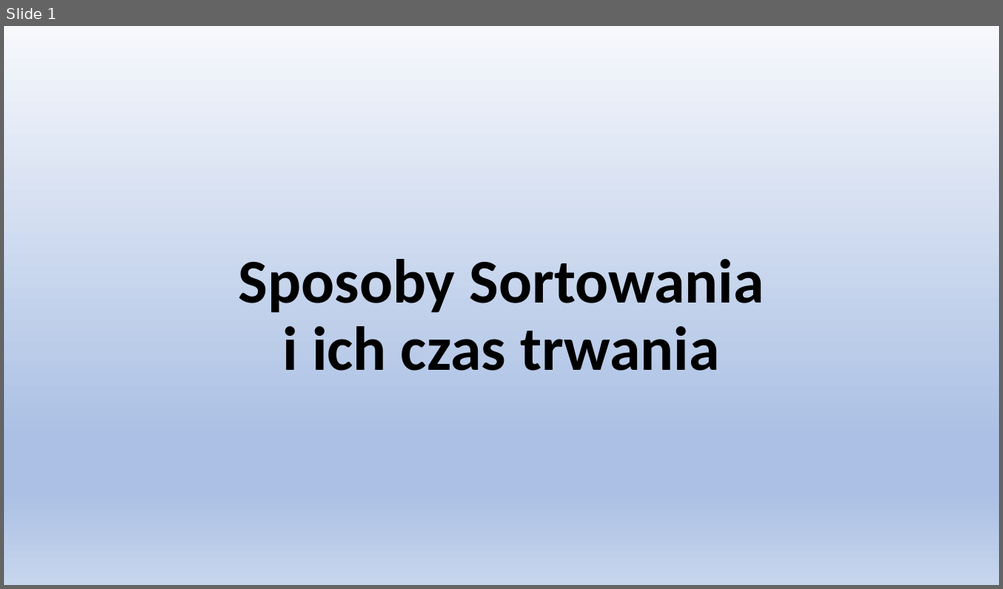
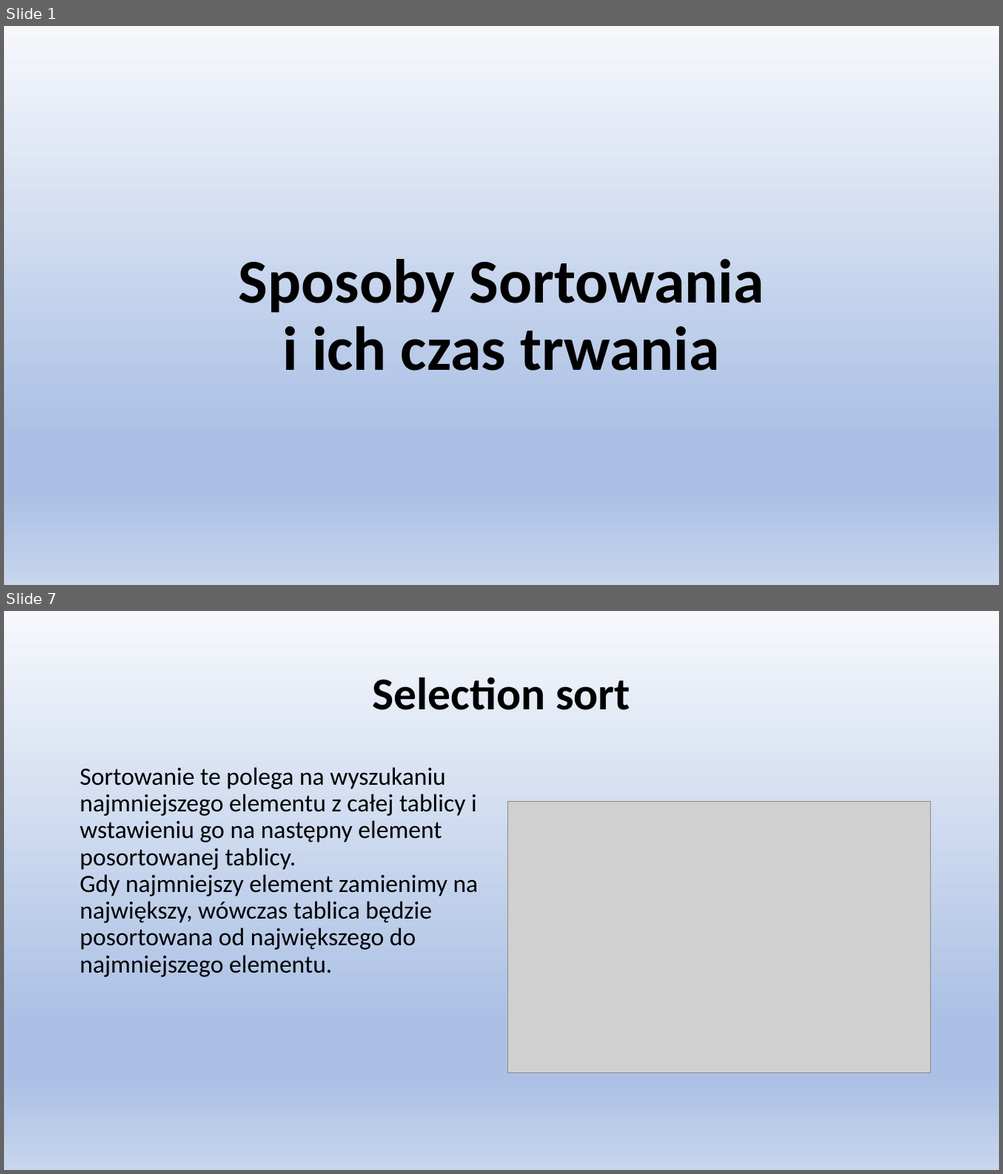
Before and after one commit to Binio77/Nowy-folder, a slide deck: Sposoby Sortowania.pptx. Shown one above the other, each under a label of ours: slide 1 before the commit, slides 1 and 7 after it; the slides between them are not shown. The pictures are 1003x589 and 1003x1174 pixels, drawn with LibreOffice and Linux fonts; fonts in the diff are those of the drawing; grey boxes stand for pictures. Boxes give left, top, right and bottom in pixels: in the first picture for what was removed or moved away, otherwise in the second. Text is boxed around its words. In the diff, an @@ line names an element or a change of style, - is before the commit and + after.

```diff
--- a/Sposoby Sortowania.pptx
+++ b/Sposoby Sortowania.pptx
@@ slide 7 added at box(4, 611, 999, 1170), background gradient #F6F8FC to #ABC0E4 to #C7D5ED @@
@@ title added at box(372, 677, 630, 710), 44 pt, text #000000, bold @@
+Selection sort
@@ text added at box(79, 767, 478, 977), 24 pt, text #000000 @@
+Sortowanie te polega na wyszukaniu najmniejszego elementu z całej tablicy i wstawieniu go na następny element posortowanej tablicy.
+Gdy najmniejszy element zamienimy na największy, wówczas tablica będzie posortowana od największego do najmniejszego elementu.
@@ picture added at box(508, 802, 930, 1073) @@
```
Also in this commit, not shown: 11 slides changed, 6 other slides added.
